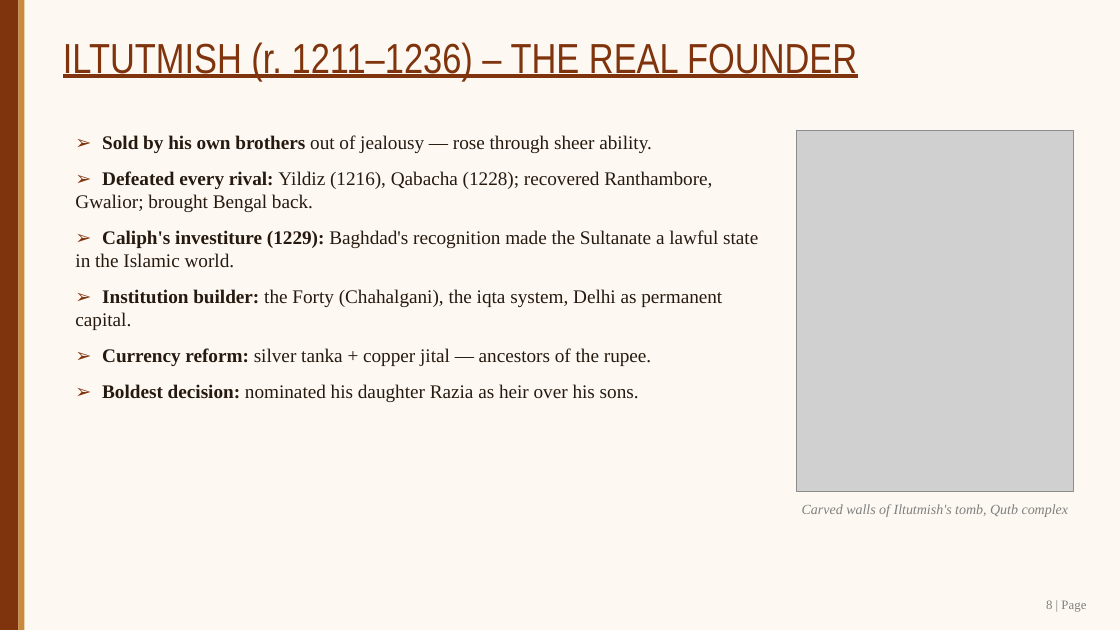
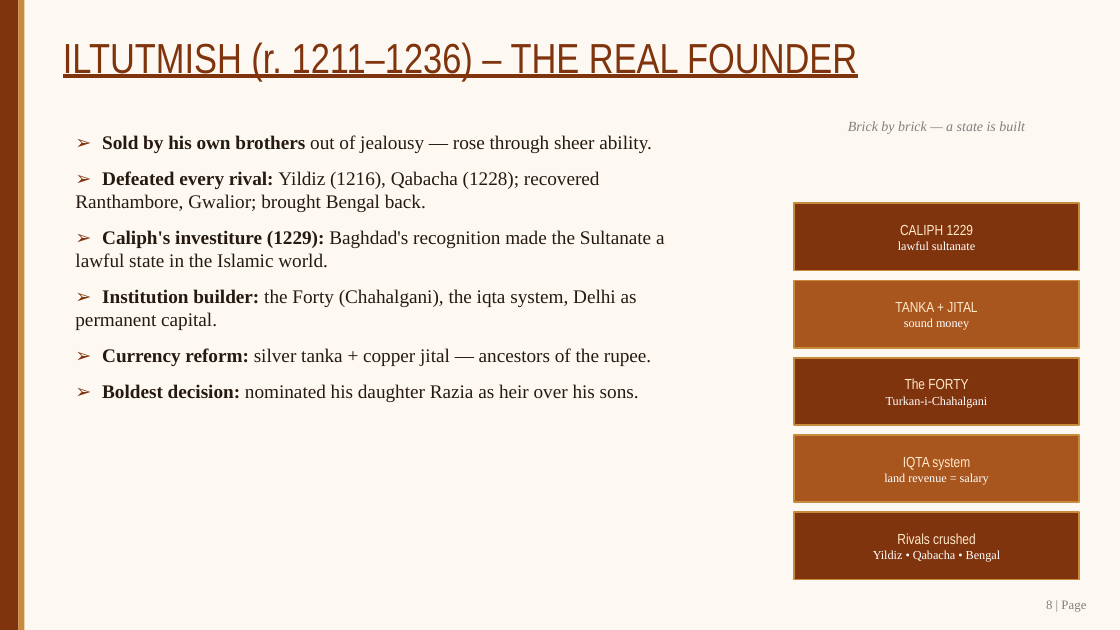
Before and after one commit to SangamSitapuri07/SIH, a slide deck: slide 8 of assignment/Slave_Dynasty_Mamluk_Presentation.pptx. Drawn at 1120x630 pixels with LibreOffice and Linux fonts; fonts in the diff are those of the drawing; grey boxes stand for pictures. Boxes give left, top, right and bottom in pixels: in the first picture for what was removed or moved away, otherwise in the second. Text is boxed around its words. In the diff, an @@ line names an element or a change of style, - is before the commit and + after.

```diff
--- a/assignment/Slave_Dynasty_Mamluk_Presentation.pptx
+++ b/assignment/Slave_Dynasty_Mamluk_Presentation.pptx
@@ text "➢ Sold by his own ..." rewrapped from bbox=[75, 135, 758, 402] to bbox=[75, 135, 665, 402] @@
@@ picture removed at bbox=[797, 130, 1074, 492] @@
@@ text added at bbox=[848, 121, 1025, 134], 12 pt, text #7F7F7F, italic @@
+Brick by brick — a state is built
@@ rectangle added at bbox=[794, 203, 1080, 271], fill #80340D, outline #C88A3C 1.5 pt, 10.5 pt, text #FFFFFF @@
+CALIPH 1229
+lawful sultanate
@@ rectangle added at bbox=[794, 281, 1080, 348], fill #A8551E, outline #C88A3C 1.5 pt, 12.5 pt, text #FFE9C9 @@
+TANKA + JITAL
+sound money
@@ rectangle added at bbox=[794, 358, 1080, 425], fill #80340D, outline #C88A3C 1.5 pt, 10.5 pt, text #FFFFFF @@
+The FORTY
+Turkan-i-Chahalgani
@@ rectangle added at bbox=[794, 435, 1080, 502], fill #A8551E, outline #C88A3C 1.5 pt, 10.5 pt, text #FFFFFF @@
+IQTA system
+land revenue = salary
@@ text removed at bbox=[802, 504, 1069, 517] @@
-Carved walls of Iltutmish's tomb, Qutb complex
@@ rectangle added at bbox=[794, 513, 1080, 580], fill #80340D, outline #C88A3C 1.5 pt, 10.5 pt, text #FFFFFF @@
+Rivals crushed
+Yildiz • Qabacha • Bengal
```
Also in this commit, not shown: 11 other slides changed, 1 other file.
